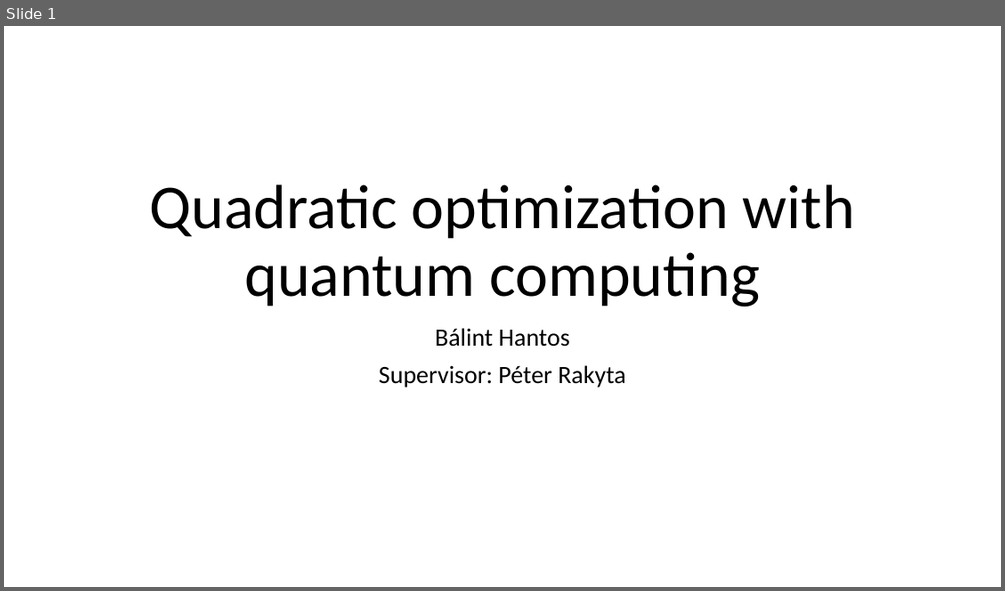
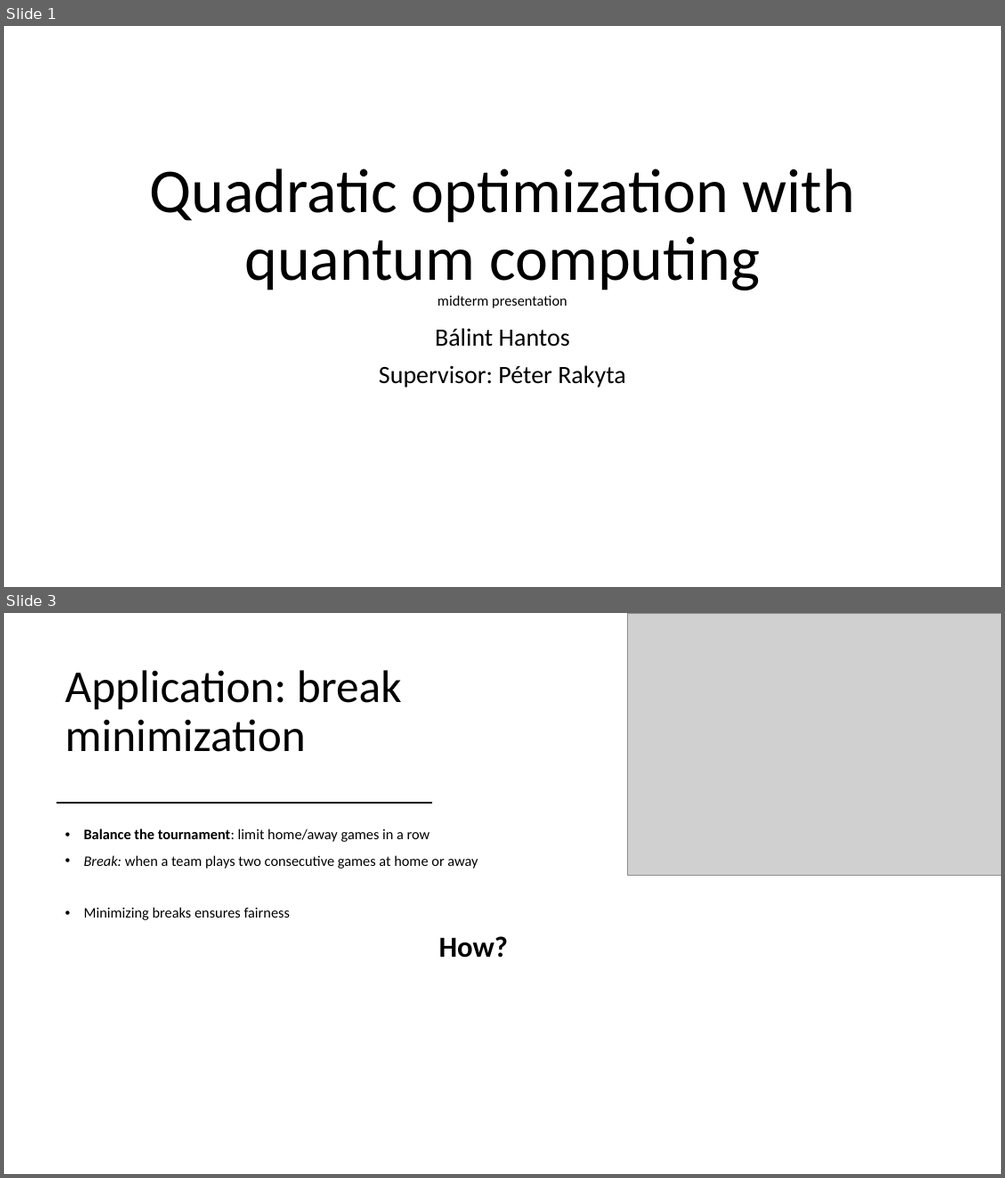
Before and after one commit to Balint831/SciMod, a slide deck: 3 Quadratic optimization with quantum computing .pptx. Shown one above the other, each under a label of ours: slide 1 before the commit, slides 1 and 3 after it; the slides between them are not shown. The pictures are 1005x591 and 1005x1178 pixels, drawn with LibreOffice and Linux fonts; fonts in the diff are those of the drawing; grey boxes stand for pictures. Boxes give left, top, right and bottom in pixels: in the first picture for what was removed or moved away, otherwise in the second. Text is boxed around its words. In the diff, an @@ line names an element or a change of style, - is before the commit and + after.

```diff
--- a/3 Quadratic optimization with quantum computing .pptx
+++ b/3 Quadratic optimization with quantum computing .pptx
@@ slide 3 added at [4,613,1001,1174], background #FFFFFF @@
@@ picture added at [628,613,1001,875] @@
@@ title added at [65,670,402,752], 44 pt, text #000000 @@
+Application: break minimization
@@ line added from (57, 803) to (432, 803), #000000 1.5 pt @@
@@ text added at [84,828,509,957], 14 pt, text #000000 @@
+• Balance the tournament: limit home/away games in a row
+• Break: when a team plays two consecutive games at home or away
+• Minimizing breaks ensures fairness
+How?
@@ slide 1 changed as well @@
@@ title at [149,168,855,308]: text changed @@
-Quadratic optimization with quantum computing
+Quadratic optimization with quantum computing
+midterm presentation
```
Also in this commit, not shown: 5 other slides changed, 10 other slides added, 1 slide removed, 4 other files.
